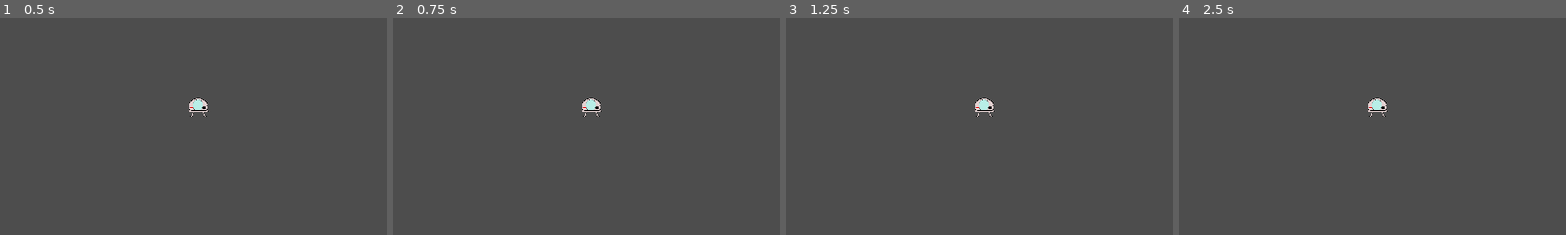
Above: before the commit, frames 1-4 (left to right).
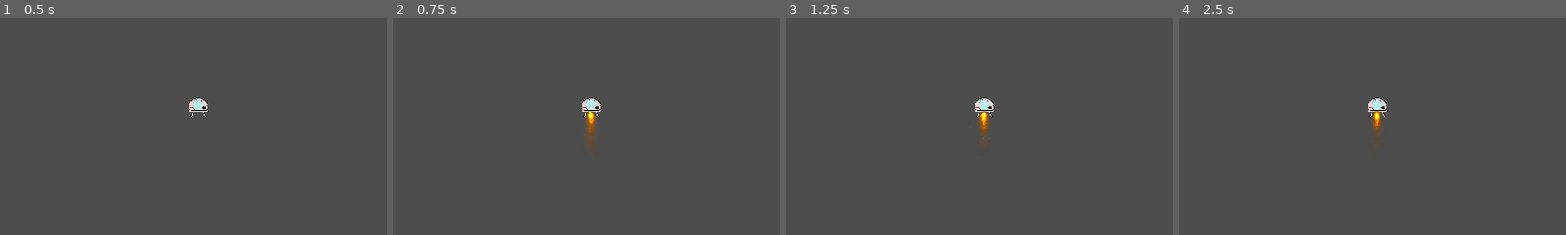
Above: after the commit, the same moments.

Repository: BriarSMC/LunarLander
Game: Godot game, scene res://scenes/start_level.tscn
Two runs of this game, one before a commit and one after it. Both use one fixed random seed, a clock stepped at 60 frames per second and the inputs below.
Inputs:
- Up to frame 1 (0.5 s): no input
- Up to frame 2 (0.75 s): hold Right (go_right) from 0.53 s (still down); hold Space (engine_control) from 0.53 s (still down)
- Up to frame 3 (1.25 s): keep holding Right (go_right); keep holding Space (engine_control)
- Up to frame 4 (2.5 s): tap Enter at 1.25 s; release Right (go_right) at 1.28 s; release Space (engine_control) at 1.28 s; hold Left (go_left) 1.28-2.03 s; tap Space (engine_control) at 1.35 s; hold Right (go_right) from 2.03 s (still down); hold Space (engine_control) from 2.03 s (still down)
The pictures show only the part of the screen within x 24-74%, y 29-79%; the shares and areas given below are measured in that part.

Frame 1 is identical in both runs. In frame 2, 0.3% of the frame differs, in the area x 49-53%, y 42-61%; in frame 3, 0.2%; in frame 4, 0.2%.

Commit message:
add main engine animation

Diff:
--- a/scenes/lander.tscn
+++ b/scenes/lander.tscn
@@ -1,9 +1,10 @@
-[gd_scene load_steps=39 format=3 uid="uid://8sy5ghc53xc1"]
+[gd_scene load_steps=73 format=3 uid="uid://8sy5ghc53xc1"]
 
 [ext_resource type="Texture2D" uid="uid://cd5t0s4a6fgbp" path="res://images/lander.png" id="1_a1r1k"]
 [ext_resource type="Script" path="res://scripts/lander.gd" id="1_ro4j6"]
 [ext_resource type="Script" path="res://scripts/altimeter.gd" id="3_pch7y"]
 [ext_resource type="Texture2D" uid="uid://ba3mm5o7td31l" path="res://images/explosion.png" id="3_yx4xp"]
+[ext_resource type="Texture2D" uid="uid://bdltkpysb5i2w" path="res://images/alotofparticles022/22 TorchDrippingOrangeBrown .png" id="5_k8inu"]
 
 [sub_resource type="PhysicsMaterial" id="PhysicsMaterial_gcdkp"]
 
@@ -223,6 +224,243 @@
 "speed": 20.0
 }]
 
+[sub_resource type="AtlasTexture" id="AtlasTexture_51yeb"]
+atlas = ExtResource("5_k8inu")
+region = Rect2(0, 0, 192, 192)
+
+[sub_resource type="AtlasTexture" id="AtlasTexture_dg1nf"]
+atlas = ExtResource("5_k8inu")
+region = Rect2(192, 0, 192, 192)
+
+[sub_resource type="AtlasTexture" id="AtlasTexture_4cpga"]
+atlas = ExtResource("5_k8inu")
+region = Rect2(384, 0, 192, 192)
+
+[sub_resource type="AtlasTexture" id="AtlasTexture_x6jcf"]
+atlas = ExtResource("5_k8inu")
+region = Rect2(576, 0, 192, 192)
+
+[sub_resource type="AtlasTexture" id="AtlasTexture_5m4dh"]
+atlas = ExtResource("5_k8inu")
+region = Rect2(768, 0, 192, 192)
+
+[sub_resource type="AtlasTexture" id="AtlasTexture_q667m"]
+atlas = ExtResource("5_k8inu")
+region = Rect2(0, 192, 192, 192)
+
+[sub_resource type="AtlasTexture" id="AtlasTexture_fmab6"]
+atlas = ExtResource("5_k8inu")
+region = Rect2(192, 192, 192, 192)
+
+[sub_resource type="AtlasTexture" id="AtlasTexture_n8dhg"]
+atlas = ExtResource("5_k8inu")
+region = Rect2(384, 192, 192, 192)
+
+[sub_resource type="AtlasTexture" id="AtlasTexture_ib2i6"]
+atlas = ExtResource("5_k8inu")
+region = Rect2(576, 192, 192, 192)
+
+[sub_resource type="AtlasTexture" id="AtlasTexture_70tub"]
+atlas = ExtResource("5_k8inu")
+region = Rect2(768, 192, 192, 192)
+
+[sub_resource type="AtlasTexture" id="AtlasTexture_5r1rm"]
+atlas = ExtResource("5_k8inu")
+region = Rect2(0, 384, 192, 192)
+
+[sub_resource type="AtlasTexture" id="AtlasTexture_2p0af"]
+atlas = ExtResource("5_k8inu")
+region = Rect2(192, 384, 192, 192)
+
+[sub_resource type="AtlasTexture" id="AtlasTexture_6wpyl"]
+atlas = ExtResource("5_k8inu")
+region = Rect2(384, 384, 192, 192)
+
+[sub_resource type="AtlasTexture" id="AtlasTexture_607p4"]
+atlas = ExtResource("5_k8inu")
+region = Rect2(576, 384, 192, 192)
+
+[sub_resource type="AtlasTexture" id="AtlasTexture_cvrco"]
+atlas = ExtResource("5_k8inu")
+region = Rect2(768, 384, 192, 192)
+
+[sub_resource type="AtlasTexture" id="AtlasTexture_xbgis"]
+atlas = ExtResource("5_k8inu")
+region = Rect2(0, 576, 192, 192)
+
+[sub_resource type="AtlasTexture" id="AtlasTexture_j3iqm"]
+atlas = ExtResource("5_k8inu")
+region = Rect2(192, 576, 192, 192)
+
+[sub_resource type="AtlasTexture" id="AtlasTexture_fruvx"]
+atlas = ExtResource("5_k8inu")
+region = Rect2(384, 576, 192, 192)
+
+[sub_resource type="AtlasTexture" id="AtlasTexture_71nqe"]
+atlas = ExtResource("5_k8inu")
+region = Rect2(576, 576, 192, 192)
+
+[sub_resource type="AtlasTexture" id="AtlasTexture_gbk5q"]
+atlas = ExtResource("5_k8inu")
+region = Rect2(768, 576, 192, 192)
+
+[sub_resource type="AtlasTexture" id="AtlasTexture_xarqh"]
+atlas = ExtResource("5_k8inu")
+region = Rect2(0, 768, 192, 192)
+
+[sub_resource type="AtlasTexture" id="AtlasTexture_ymmu2"]
+atlas = ExtResource("5_k8inu")
+region = Rect2(192, 768, 192, 192)
+
+[sub_resource type="AtlasTexture" id="AtlasTexture_ae23o"]
+atlas = ExtResource("5_k8inu")
+region = Rect2(384, 768, 192, 192)
+
+[sub_resource type="AtlasTexture" id="AtlasTexture_xc4lg"]
+atlas = ExtResource("5_k8inu")
+region = Rect2(576, 768, 192, 192)
+
+[sub_resource type="AtlasTexture" id="AtlasTexture_fhllh"]
+atlas = ExtResource("5_k8inu")
+region = Rect2(768, 768, 192, 192)
+
+[sub_resource type="AtlasTexture" id="AtlasTexture_agbpl"]
+atlas = ExtResource("5_k8inu")
+region = Rect2(0, 960, 192, 192)
+
+[sub_resource type="AtlasTexture" id="AtlasTexture_tv4ao"]
+atlas = ExtResource("5_k8inu")
+region = Rect2(192, 960, 192, 192)
+
+[sub_resource type="AtlasTexture" id="AtlasTexture_3qfo0"]
+atlas = ExtResource("5_k8inu")
+region = Rect2(384, 960, 192, 192)
+
+[sub_resource type="AtlasTexture" id="AtlasTexture_ae7os"]
+atlas = ExtResource("5_k8inu")
+region = Rect2(576, 960, 192, 192)
+
+[sub_resource type="AtlasTexture" id="AtlasTexture_1gc0k"]
+atlas = ExtResource("5_k8inu")
+region = Rect2(768, 960, 192, 192)
+
+[sub_resource type="AtlasTexture" id="AtlasTexture_2y1qc"]
+atlas = ExtResource("5_k8inu")
+region = Rect2(0, 1152, 192, 192)
+
+[sub_resource type="AtlasTexture" id="AtlasTexture_ngqon"]
+atlas = ExtResource("5_k8inu")
+region = Rect2(192, 1152, 192, 192)
+
+[sub_resource type="SpriteFrames" id="SpriteFrames_h76mc"]
+animations = [{
+"frames": [],
+"loop": false,
+"name": &"engine_off",
+"speed": 5.0
+}, {
+"frames": [{
+"duration": 1.0,
+"texture": SubResource("AtlasTexture_51yeb")
+}, {
+"duration": 1.0,
+"texture": SubResource("AtlasTexture_dg1nf")
+}, {
+"duration": 1.0,
+"texture": SubResource("AtlasTexture_4cpga")
+}, {
+"duration": 1.0,
+"texture": SubResource("AtlasTexture_x6jcf")
+}, {
+"duration": 1.0,
+"texture": SubResource("AtlasTexture_5m4dh")
+}, {
+"duration": 1.0,
+"texture": SubResource("AtlasTexture_q667m")
+}, {
+"duration": 1.0,
+"texture": SubResource("AtlasTexture_fmab6")
+}, {
+"duration": 1.0,
+"texture": SubResource("AtlasTexture_n8dhg")
+}, {
+"duration": 1.0,
+"texture": SubResource("AtlasTexture_ib2i6")
+}, {
+"duration": 1.0,
+"texture": SubResource("AtlasTexture_70tub")
+}, {
+"duration": 1.0,
+"texture": SubResource("AtlasTexture_5r1rm")
+}, {
+"duration": 1.0,
+"texture": SubResource("AtlasTexture_2p0af")
+}, {
+"duration": 1.0,
+"texture": SubResource("AtlasTexture_6wpyl")
+}, {
+"duration": 1.0,
+"texture": SubResource("AtlasTexture_607p4")
+}, {
+"duration": 1.0,
+"texture": SubResource("AtlasTexture_cvrco")
+}, {
+"duration": 1.0,
+"texture": SubResource("AtlasTexture_xbgis")
+}, {
+"duration": 1.0,
+"texture": SubResource("AtlasTexture_j3iqm")
+}, {
+"duration": 1.0,
+"texture": SubResource("AtlasTexture_fruvx")
+}, {
+"duration": 1.0,
+"texture": SubResource("AtlasTexture_71nqe")
+}, {
+"duration": 1.0,
+"texture": SubResource("AtlasTexture_gbk5q")
+}, {
+"duration": 1.0,
+"texture": SubResource("AtlasTexture_xarqh")
+}, {
+"duration": 1.0,
+"texture": SubResource("AtlasTexture_ymmu2")
+}, {
+"duration": 1.0,
+"texture": SubResource("AtlasTexture_ae23o")
+}, {
+"duration": 1.0,
+"texture": SubResource("AtlasTexture_xc4lg")
+}, {
+"duration": 1.0,
+"texture": SubResource("AtlasTexture_fhllh")
+}, {
+"duration": 1.0,
+"texture": SubResource("AtlasTexture_agbpl")
+}, {
+"duration": 1.0,
+"texture": SubResource("AtlasTexture_tv4ao")
+}, {
+"duration": 1.0,
+"texture": SubResource("AtlasTexture_3qfo0")
+}, {
+"duration": 1.0,
+"texture": SubResource("AtlasTexture_ae7os")
+}, {
+"duration": 1.0,
+"texture": SubResource("AtlasTexture_1gc0k")
+}, {
+"duration": 1.0,
+"texture": SubResource("AtlasTexture_2y1qc")
+}, {
+"duration": 1.0,
+"texture": SubResource("AtlasTexture_ngqon")
+}],
+"loop": true,
+"name": &"engine_on",
+"speed": 23.0
+}]
+
 [node name="Lander" type="RigidBody2D"]
 collision_mask = 8
 physics_material_override = SubResource("PhysicsMaterial_gcdkp")
@@ -234,13 +472,11 @@
 
 [node name="LeftStrutCollider" type="CollisionShape2D" parent="."]
 position = Vector2(-15.0013, 17.0031)
-scale = Vector2(1, 1)
 skew = 0.39968
 shape = SubResource("RectangleShape2D_yw2oe")
 
 [node name="RightStrutCollider" type="CollisionShape2D" parent="."]
 position = Vector2(15, 17)
-scale = Vector2(1, 1)
 skew = -0.39968
 shape = SubResource("RectangleShape2D_yw2oe")
 
@@ -276,5 +512,12 @@
 collision_mask = 8
 script = ExtResource("3_pch7y")
 
+[node name="MainEngine" type="AnimatedSprite2D" parent="."]
+position = Vector2(-1, 63)
+rotation = 3.14159
+scale = Vector2(0.8, 0.8)
+sprite_frames = SubResource("SpriteFrames_h76mc")
+animation = &"engine_off"
+
 [connection signal="body_entered" from="DetectLanding" to="." method="_on_detect_landing_body_entered"]
 [connection signal="body_entered" from="DetectSideContact" to="." method="_on_detect_side_contact_body_entered"]
--- a/scripts/lander.gd
+++ b/scripts/lander.gd
@@ -83,7 +83,7 @@
 func _ready():
 	lander_crashed.connect(we_crashed)
 	lander_landed.connect(we_landed)
-
+	_main_engine(false)
 
 # _physics_process(delta)
 # Called once per physics frame
@@ -236,6 +236,9 @@
 	if Input.is_action_pressed("engine_control"):
 		apply_central_impulse(engine_thrust_vector)
 		fuel_remaining -= engine_burn_rate * delta
+		_main_engine(true)
+	else:
+		_main_engine(false)
 # Step 3
 	var thrusters := Input.get_axis("go_left", "go_right")
 	if  thrusters != 0.0:
@@ -293,10 +296,13 @@
 #	value							Description
 #==
 # Don't do anything until lander stops moving
+# Indicate game is over
+# Stop the engine and thrusters
 # Call HUD depending on what happened
 func _game_over() -> void:
 	if not sleeping: return
 	game_over = true
+	_main_engine(false)
 	match lander_state:
 		lander_states.LEFTSCREEN:
 			hud.hud_gameover_changed.emit("Game Over\nYou Flew Into Space", false)
@@ -308,5 +314,21 @@
 			hud.hud_gameover_changed.emit("You landed safely!", true)
 
 
+# _main_engine(show)
+# Start or stop the main engine animation based on show
+#
+# Parameters
+#	show: bool						True: Show engine, False: Don't show engine
+# Return
+#	None
+#==
+# What the code is doing (steps)
+func _main_engine(show: bool) -> void:
+	if show:
+		$MainEngine.visible = true
+		$MainEngine.play("engine_on")
+	else:
+		$MainEngine.visible = false
+		$MainEngine.stop()
 
 # Subclasses
Binary file added: images/alotofparticles022/22 TorchDrippingDkBlue .png
Not shown, added: images/alotofparticles022/22 TorchDrippingDkBlue .png.import
Binary file added: images/alotofparticles022/22 TorchDrippingDkGrey .png
Not shown, added: images/alotofparticles022/22 TorchDrippingDkGrey .png.import
Binary file added: images/alotofparticles022/22 TorchDrippingGreen .png
Not shown, added: images/alotofparticles022/22 TorchDrippingGreen .png.import
Binary file added: images/alotofparticles022/22 TorchDrippingOrangeBrown .png
Not shown, added: images/alotofparticles022/22 TorchDrippingOrangeBrown .png.import
Binary file added: images/alotofparticles022/22 TorchDrippingPurple .png
Not shown, added: images/alotofparticles022/22 TorchDrippingPurple .png.import
Binary file added: images/alotofparticles022/22 TorchDrippingRed .png
Not shown, added: images/alotofparticles022/22 TorchDrippingRed .png.import
(and 2 more such lines)
